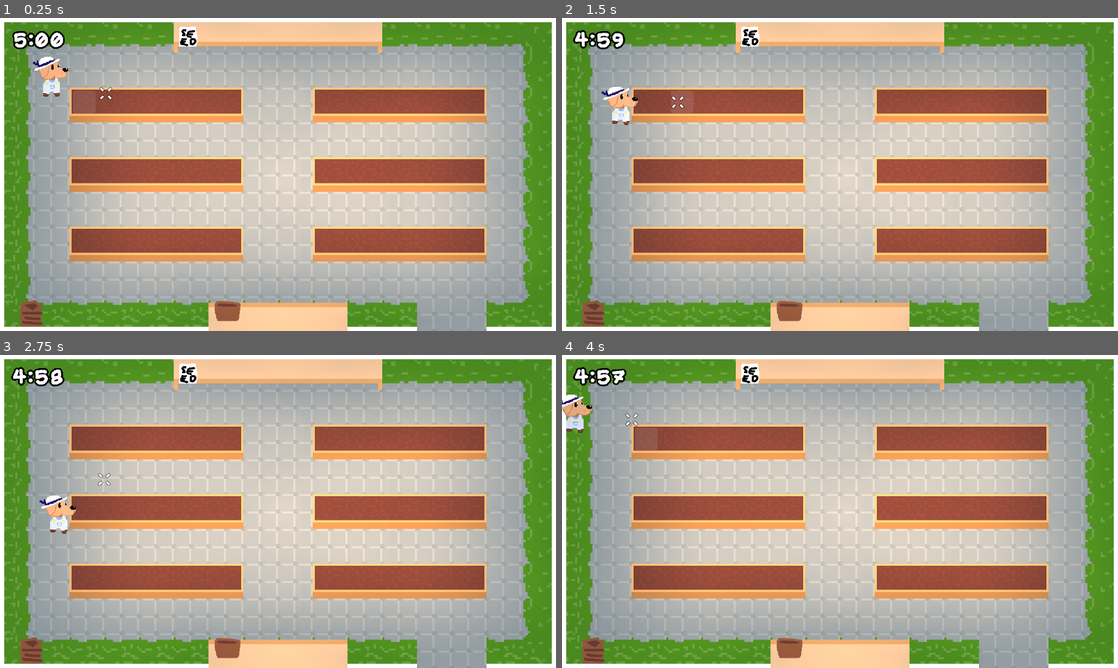
Above: before the commit, frames 1-4 (two rows, left to right).
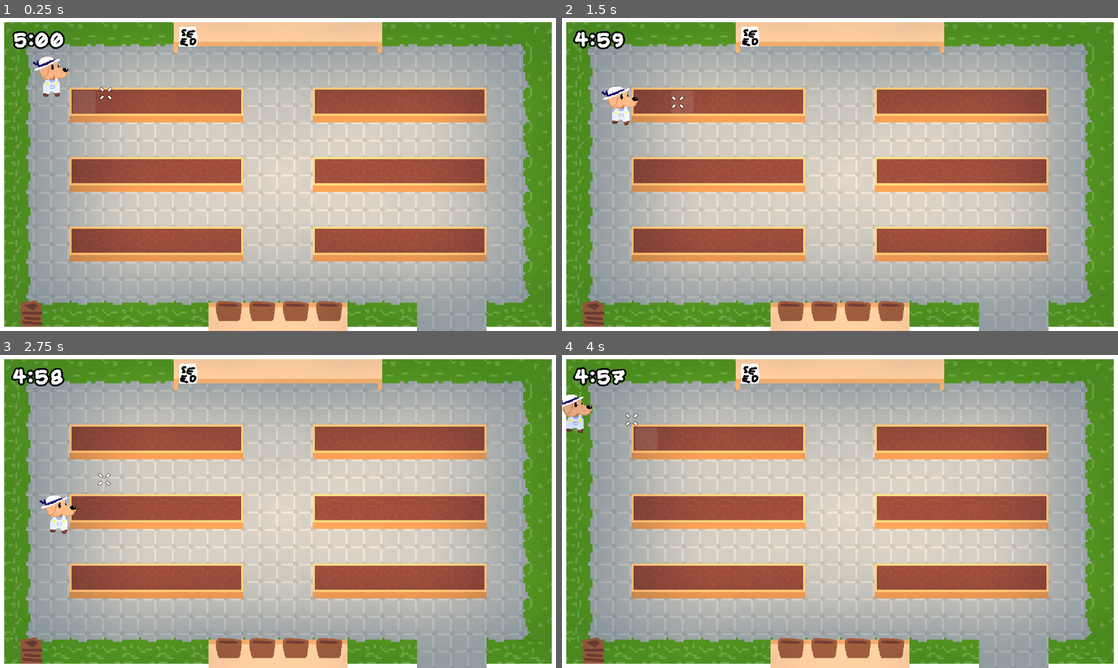
Above: after the commit, the same moments.

Repository: artisiole/gmtk-2026
Game: Godot game, scene res://scenes/main.tscn
Same seed, same stepped clock (60 frames per second), same inputs: the game is played once before the commit and once after it.
Inputs (mouse positions are in pixels of both pictures, inside the frame that each line leads up to):
- Up to frame 1 (0.25 s): no input
- Up to frame 2 (1.5 s): tap Enter at 0.5 s; move the mouse to (645, 102) at 0.52 s; press the mouse at (645, 102) at 0.53 s; hold Right (right) 0.53-1.28 s; move the mouse to (684, 102) at 1.27 s; release the mouse at (684, 102) at 1.28 s; hold Down (down) from 1.28 s (still down); tap Shift (sprint) at 1.35 s
- Up to frame 3 (2.75 s): move the mouse to (155, 439) at 2.02 s; release Down (down) at 2.03 s; press the mouse at (155, 439) at 2.03 s; hold Right (right) from 2.03 s (still down)
- Up to frame 4 (4 s): tap Space at 2.75 s; move the mouse to (756, 439) at 2.77 s; release Right (right) at 2.78 s; release the mouse at (756, 439) at 2.78 s; hold Up (up) 2.78-3.53 s; tap Shift (sprint) at 2.85 s; move the mouse to (789, 439) at 3.52 s; press the mouse at (789, 439) at 3.53 s; hold Left (left) from 3.53 s (still down)

The runs differ from the first frame. In frame 1, 0.9% of the frame differs, in the area x 38-62%, y 90-97%; in frame 2, 0.9%; in frame 3, 0.9%; in frame 4, 0.9%.

Commit message:
pot plant composting works properly

Diff:
--- a/scenes/main.tscn
+++ b/scenes/main.tscn
@@ -1548,7 +1548,7 @@
 
 [node name="Pot1" type="Area2D" parent="Pots_Container/Pots" unique_id=1018824245]
 z_index = 4
-position = Vector2(-122, -32)
+position = Vector2(-119, -32)
 scale = Vector2(0.6, 0.6)
 collision_mask = 7
 script = ExtResource("29_tel4y")
@@ -1573,6 +1573,96 @@
 shape = SubResource("RectangleShape2D_0wfyh")
 
 [node name="PotPlantSprite" type="Sprite2D" parent="Pots_Container/Pots/Pot1/PlantInteract" unique_id=905105229]
+position = Vector2(0, -0.00036621094)
+scale = Vector2(0.7, 0.7)
+
+[node name="Pot2" type="Area2D" parent="Pots_Container/Pots" unique_id=1157369006]
+z_index = 4
+position = Vector2(-42, -32)
+scale = Vector2(0.6, 0.6)
+collision_mask = 7
+script = ExtResource("29_tel4y")
+
+[node name="PotSprite" type="Sprite2D" parent="Pots_Container/Pots/Pot2" unique_id=168601410]
+texture = ExtResource("29_yq6so")
+
+[node name="CollisionShape2D" type="CollisionShape2D" parent="Pots_Container/Pots/Pot2" unique_id=325321666]
+position = Vector2(0.00012207031, -16.666626)
+shape = SubResource("RectangleShape2D_85ri6")
+
+[node name="PlantInteract" type="AnimatableBody2D" parent="Pots_Container/Pots/Pot2" unique_id=1723079896 groups=["potted_plant"]]
+z_index = 4
+position = Vector2(0, -18)
+collision_layer = 2
+collision_mask = 3
+script = ExtResource("31_qkpxi")
+
+[node name="InteractableCollision" type="CollisionShape2D" parent="Pots_Container/Pots/Pot2/PlantInteract" unique_id=1660774523]
+z_index = 6
+position = Vector2(0, 1)
+shape = SubResource("RectangleShape2D_0wfyh")
+
+[node name="PotPlantSprite" type="Sprite2D" parent="Pots_Container/Pots/Pot2/PlantInteract" unique_id=1548852261]
+position = Vector2(0, -0.00036621094)
+scale = Vector2(0.7, 0.7)
+
+[node name="Pot3" type="Area2D" parent="Pots_Container/Pots" unique_id=1262693191]
+z_index = 4
+position = Vector2(35, -32)
+scale = Vector2(0.6, 0.6)
+collision_mask = 7
+script = ExtResource("29_tel4y")
+
+[node name="PotSprite" type="Sprite2D" parent="Pots_Container/Pots/Pot3" unique_id=766961058]
+texture = ExtResource("29_yq6so")
+
+[node name="CollisionShape2D" type="CollisionShape2D" parent="Pots_Container/Pots/Pot3" unique_id=1204494606]
+position = Vector2(0.00012207031, -16.666626)
+shape = SubResource("RectangleShape2D_85ri6")
+
+[node name="PlantInteract" type="AnimatableBody2D" parent="Pots_Container/Pots/Pot3" unique_id=1435829457 groups=["potted_plant"]]
+z_index = 4
+position = Vector2(0, -18)
+collision_layer = 2
+collision_mask = 3
+script = ExtResource("31_qkpxi")
+
+[node name="InteractableCollision" type="CollisionShape2D" parent="Pots_Container/Pots/Pot3/PlantInteract" unique_id=768924443]
+z_index = 6
+position = Vector2(0, 1)
+shape = SubResource("RectangleShape2D_0wfyh")
+
+[node name="PotPlantSprite" type="Sprite2D" parent="Pots_Container/Pots/Pot3/PlantInteract" unique_id=519672313]
+position = Vector2(0, -0.00036621094)
+scale = Vector2(0.7, 0.7)
+
+[node name="Pot4" type="Area2D" parent="Pots_Container/Pots" unique_id=1647475435]
+z_index = 4
+position = Vector2(112, -32)
+scale = Vector2(0.6, 0.6)
+collision_mask = 7
+script = ExtResource("29_tel4y")
+
+[node name="PotSprite" type="Sprite2D" parent="Pots_Container/Pots/Pot4" unique_id=1645057885]
+texture = ExtResource("29_yq6so")
+
+[node name="CollisionShape2D" type="CollisionShape2D" parent="Pots_Container/Pots/Pot4" unique_id=1783668184]
+position = Vector2(0.00012207031, -16.666626)
+shape = SubResource("RectangleShape2D_85ri6")
+
+[node name="PlantInteract" type="AnimatableBody2D" parent="Pots_Container/Pots/Pot4" unique_id=639106518 groups=["potted_plant"]]
+z_index = 4
+position = Vector2(0, -18)
+collision_layer = 2
+collision_mask = 3
+script = ExtResource("31_qkpxi")
+
+[node name="InteractableCollision" type="CollisionShape2D" parent="Pots_Container/Pots/Pot4/PlantInteract" unique_id=2129717869]
+z_index = 6
+position = Vector2(0, 1)
+shape = SubResource("RectangleShape2D_0wfyh")
+
+[node name="PotPlantSprite" type="Sprite2D" parent="Pots_Container/Pots/Pot4/PlantInteract" unique_id=1625185569]
 position = Vector2(0, -0.00036621094)
 scale = Vector2(0.7, 0.7)
 
@@ -1682,3 +1772,6 @@
 [connection signal="mouse_entered" from="Planter3R/Plot5" to="Planter3R/Plot5" method="_on_mouse_entered"]
 [connection signal="mouse_exited" from="Planter3R/Plot5" to="Planter3R/Plot5" method="_on_mouse_exited"]
 [connection signal="body_entered" from="Pots_Container/Pots/Pot1" to="Pots_Container/Pots/Pot1" method="_on_body_entered"]
+[connection signal="body_entered" from="Pots_Container/Pots/Pot2" to="Pots_Container/Pots/Pot2" method="_on_body_entered"]
+[connection signal="body_entered" from="Pots_Container/Pots/Pot3" to="Pots_Container/Pots/Pot3" method="_on_body_entered"]
+[connection signal="body_entered" from="Pots_Container/Pots/Pot4" to="Pots_Container/Pots/Pot4" method="_on_body_entered"]
--- a/scripts/camera_trigger.gd
+++ b/scripts/camera_trigger.gd
@@ -15,3 +15,4 @@
 		# fix bug with pot plant not moving properly
 		for pot in pots.get_children():
 			pot.get_node("PlantInteract").position.y = -18
+			pot.planted = false
--- a/scripts/compost.gd
+++ b/scripts/compost.gd
@@ -10,5 +10,6 @@
 		plot.plant_sprite.texture = null
 		plot.get_node("PlantInteract").position = Vector2.ZERO
 	if body.is_in_group("potted_plant"):
+		body.get_parent().planted = false
 		body.end_interact()
 		body.get_node("PotPlantSprite").texture = null
--- a/scripts/pot.gd
+++ b/scripts/pot.gd
@@ -1,9 +1,11 @@
 extends Area2D
 
+var planted: bool = false
+
 func _on_body_entered(body: Node2D) -> void:
-	print("entered")
-	if body.is_in_group("plant"):
+	if body.is_in_group("plant") and not planted:
 		# Same as compost, except set a new plant
+		planted = true
 
 		body.end_interact()
 		var plot = body.get_parent()
